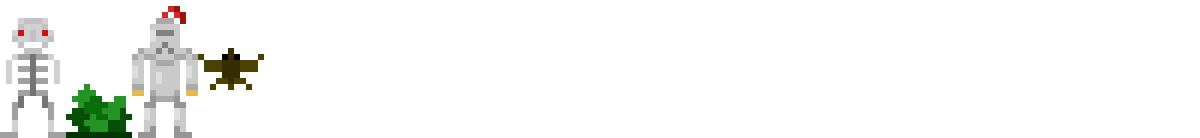
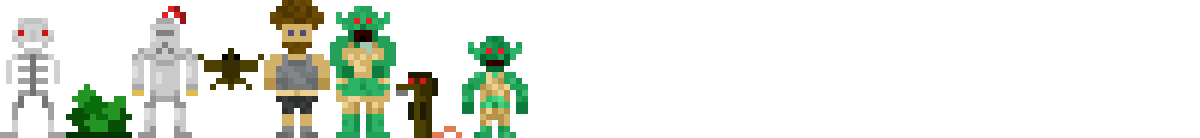
Layered file, before and after one edit (1200x138). Changes by layer:
renamed "Layer 1" to "Layer 7", painted on it over (264, 0, 528, 138)
